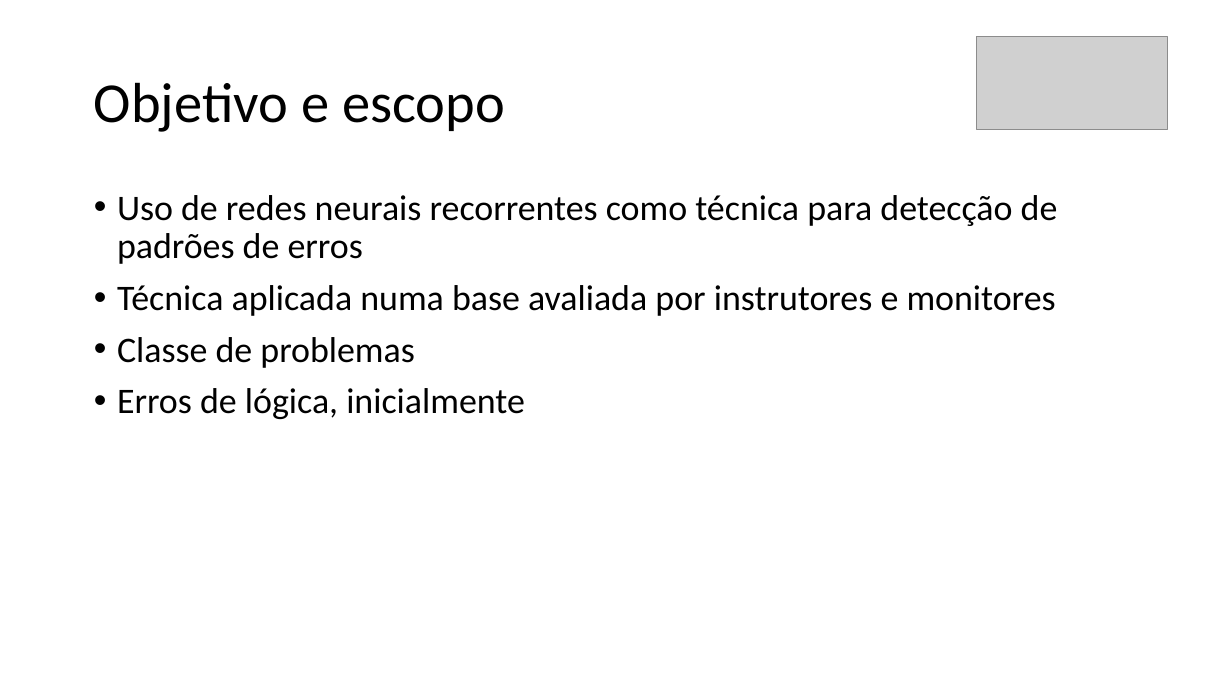
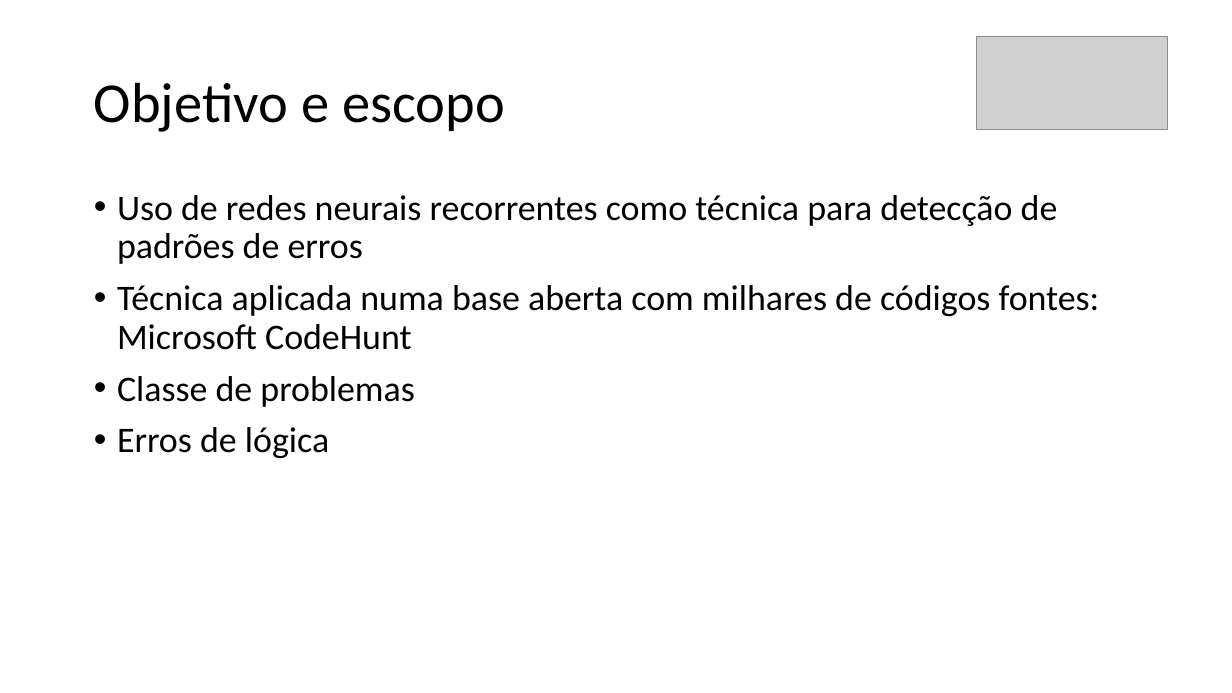
Before and after one commit to mrezende/mpq-discipline, a slide deck: slide 7 of exercise1/presentation/docs/Exercicio1.pptx. Drawn at 1232x693 pixels with LibreOffice and Linux fonts; fonts in the diff are those of the drawing; grey boxes stand for pictures. Boxes give left, top, right and bottom in pixels: in the first picture for what was removed or moved away, otherwise in the second. Text is boxed around its words. In the diff, an @@ line names an element or a change of style, - is before the commit and + after.

```diff
--- a/exercise1/presentation/docs/Exercicio1.pptx
+++ b/exercise1/presentation/docs/Exercicio1.pptx
@@ text at (x1=117, y1=285, x2=1100, y2=350): text changed @@
-• Técnica aplicada numa base avaliada por instrutores e monitores
+• Técnica aplicada numa base aberta com milhares de códigos fontes: Microsoft CodeHunt
@@ text at (x1=117, y1=427, x2=329, y2=458): text changed @@
-• Erros de lógica, inicialmente
+• Erros de lógica
```
Also in this commit, not shown: 3 other slides changed.
